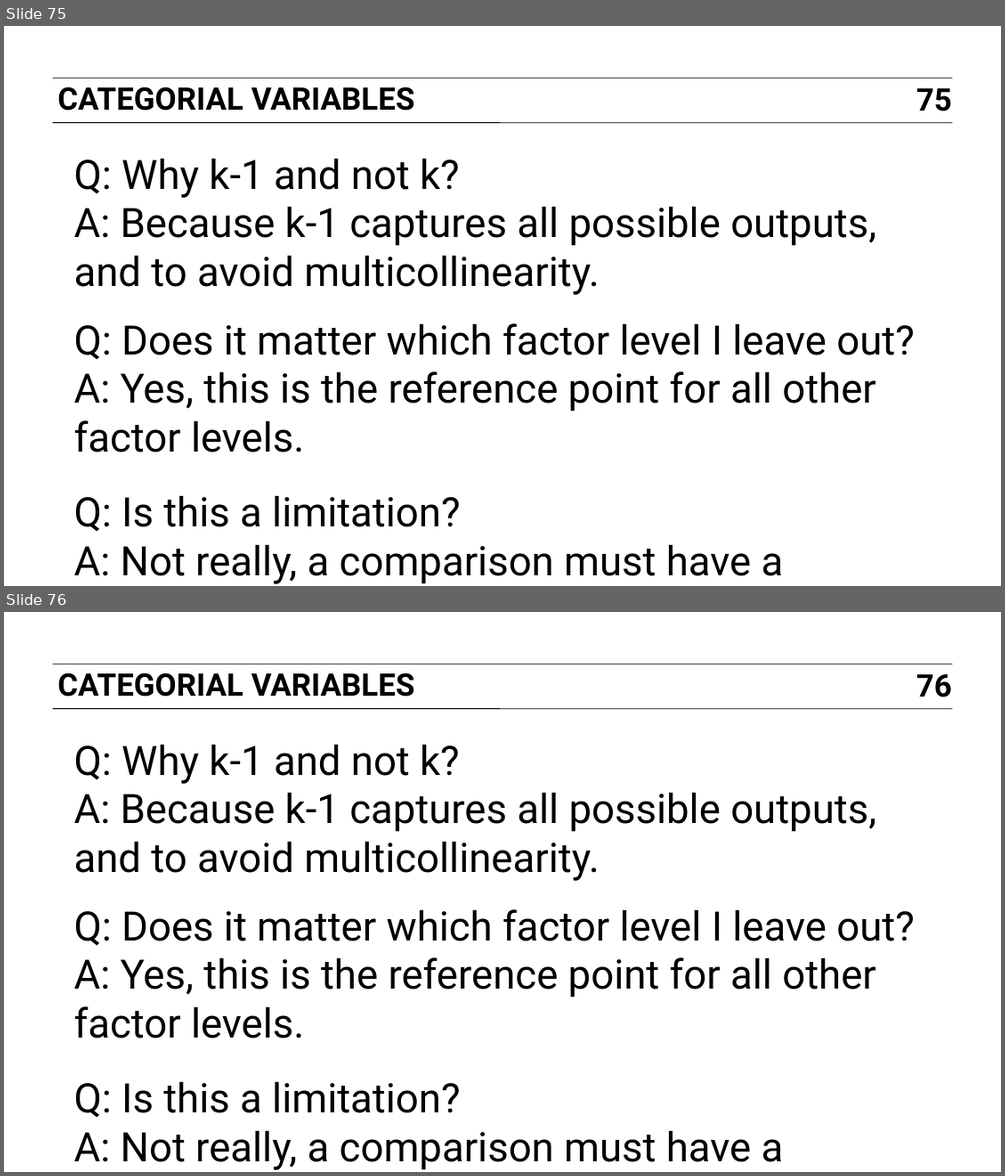
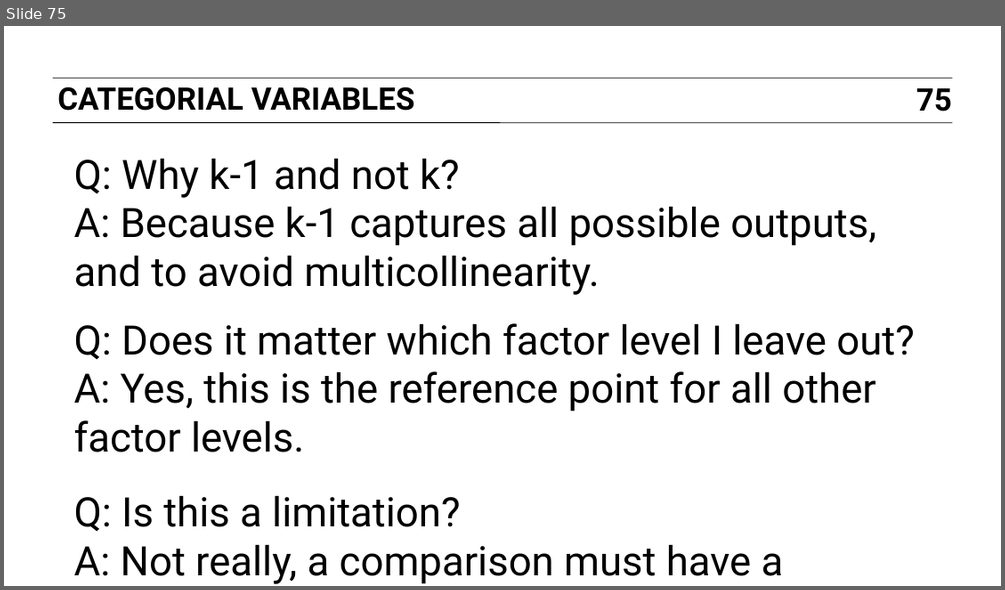
Before and after one commit to justmarkham/DAT3, a slide deck: slides/06_linear_regression.pptx. Shown one above the other, each under a label of ours: slides 75 and 76 before the commit, slide 75 after it. The pictures are 1005x1176 and 1005x590 pixels, drawn with LibreOffice and Linux fonts; fonts in the diff are those of the drawing. Boxes give left, top, right and bottom in pixels: in the first picture for what was removed or moved away, otherwise in the second. Text is boxed around its words. In the diff, an @@ line names an element or a change of style, - is before the commit and + after.

```diff
--- a/slides/06_linear_regression.pptx
+++ b/slides/06_linear_regression.pptx
@@ slide 76 removed at [4, 612, 1001, 1172], background #FFFFFF; not listed: 2 template elements that a slide beside it also shows @@
@@ text removed at [57, 673, 415, 697] @@
-CATEGORIAL VARIABLES
@@ page number removed at [916, 674, 952, 697] @@
-76
@@ text removed at [74, 744, 914, 1170] @@
-Q: Why k-1 and not k?
-A: Because k-1 captures all possible outputs, and to avoid multicollinearity.
-Q: Does it matter which factor level I leave out?
-A: Yes, this is the reference point for all other factor levels.
-Q: Is this a limitation?
-A: Not really, a comparison must have a baseline.
```
Also in this commit, not shown: 4 slides changed, 1 slide added, 2 other slides removed.
